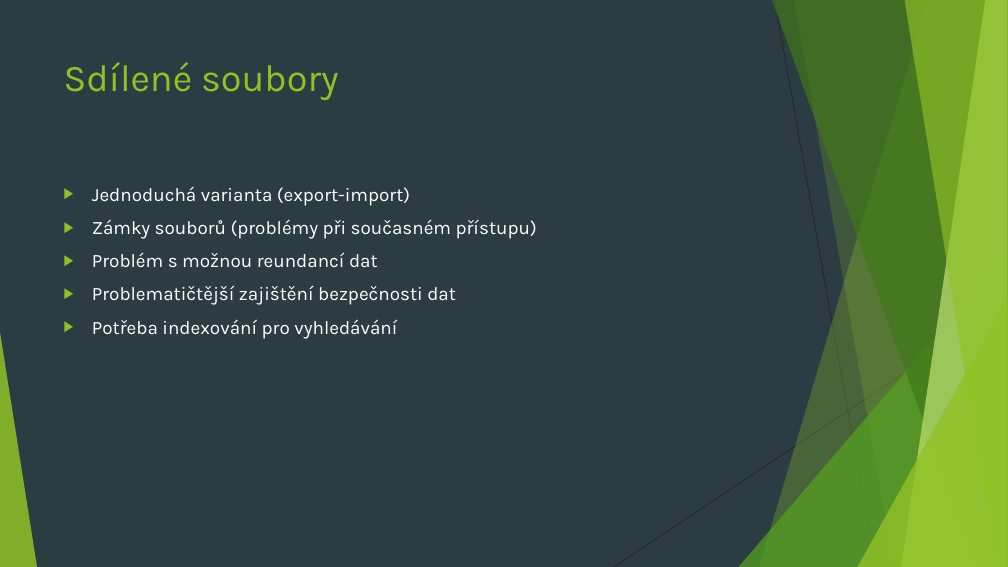
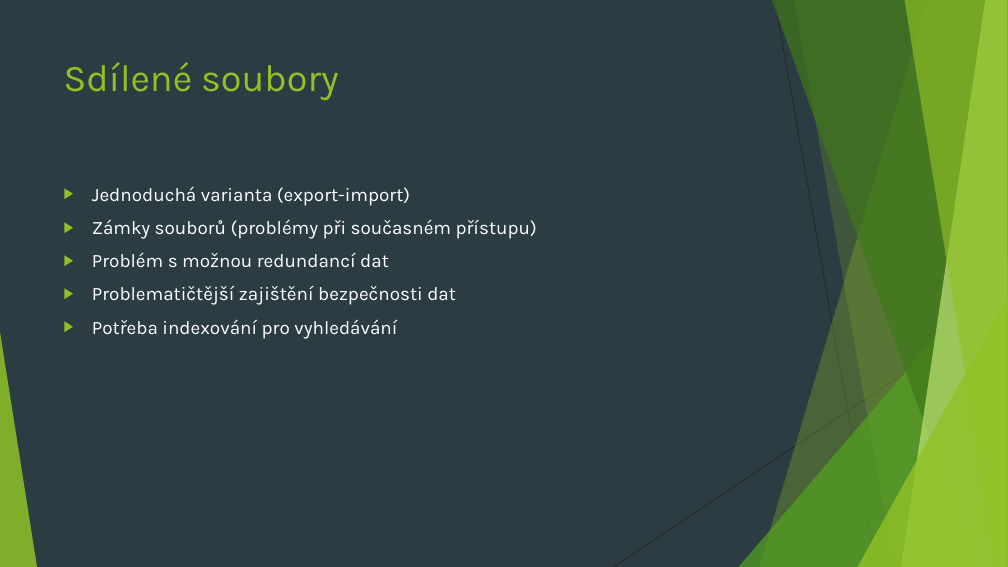
Before and after one commit to 4iz160/cviceni, a slide deck: slide 21 of 04-architektury-integrace-data/cviceni-04.pptx. Drawn at 1008x567 pixels with LibreOffice and Linux fonts; fonts in the diff are those of the drawing. Boxes give left, top, right and bottom in pixels: in the first picture for what was removed or moved away, otherwise in the second. Text is boxed around its words. In the diff, an @@ line names an element or a change of style, - is before the commit and + after.

```diff
--- a/04-architektury-integrace-data/cviceni-04.pptx
+++ b/04-architektury-integrace-data/cviceni-04.pptx
@@ text at [92,252,389,267]: text changed @@
-▶ Problém s možnou reundancí dat
+▶ Problém s možnou redundancí dat
```
Also in this commit, not shown: 2 other slides changed.
